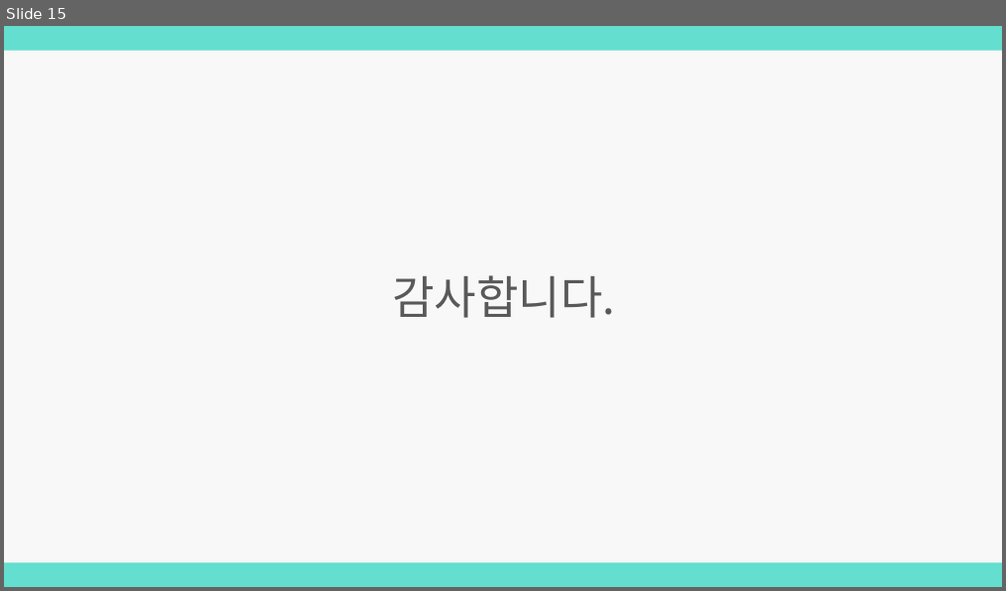
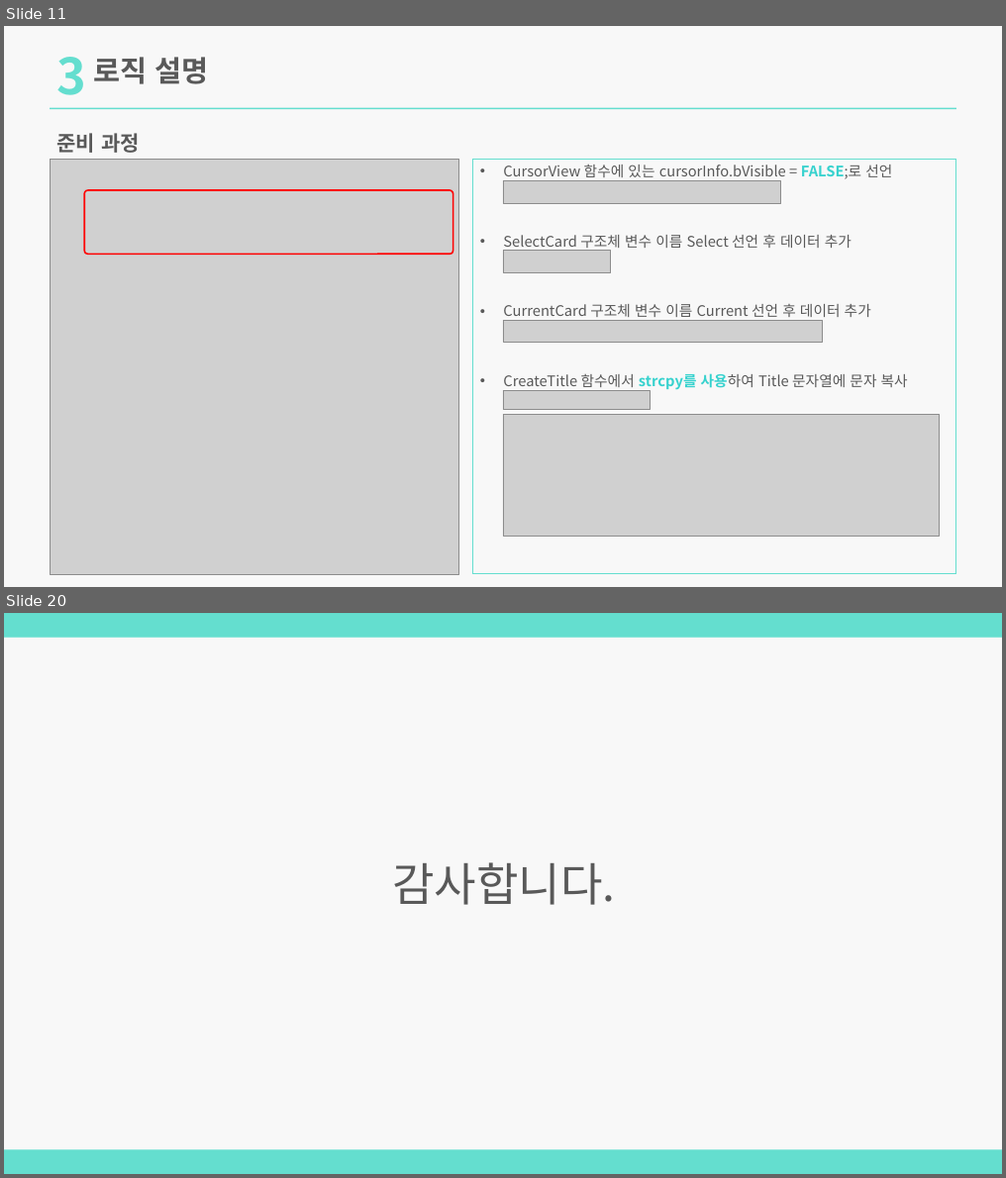
Before and after one commit to lim7635/MatchCard, a slide deck: MatchCard.pptx. Shown one above the other, each under a label of ours: slide 15 before the commit, slides 11 and 20 after it; the slides between them are not shown. The pictures are 1006x591 and 1006x1178 pixels, drawn with LibreOffice and Linux fonts; fonts in the diff are those of the drawing; grey boxes stand for pictures. Boxes give left, top, right and bottom in pixels: in the first picture for what was removed or moved away, otherwise in the second. Text is boxed around its words. In the diff, an @@ line names an element or a change of style, - is before the commit and + after.

Commit message:
2024.02.25 로직 설명 추가
while (Scene == 0) & Countdown();

```diff
--- a/MatchCard.pptx
+++ b/MatchCard.pptx
@@ slide 11 added at [4,26,1002,587], background #F2F2F2 at 50% opacity @@
@@ text added at [57,57,87,95], 48 pt, text #64DECF, bold @@
+3
@@ text added at [93,57,209,84], 28 pt, text #595959, bold @@
+로직 설명
@@ rectangle added at [50,107,956,109], fill #64DECF @@
@@ text added at [56,133,140,153], 20 pt, text #595959, bold @@
+준비 과정
@@ picture added at [50,159,459,574] @@
@@ rectangle added at [472,159,956,574], outline #64DECF 1 pt, 14 pt, text #595959 @@
+• CursorView 함수에 있는 cursorInfo.bVisible = FALSE;로 선언
+• SelectCard 구조체 변수 이름 Select 선언 후 데이터 추가
+• CurrentCard 구조체 변수 이름 Current 선언 후 데이터 추가
+• CreateTitle 함수에서 strcpy를 사용하여 Title 문자열에 문자 복사
@@ rounded rectangle added at [84,190,453,255], outline #FF0000 1.5 pt @@
@@ picture added at [503,181,781,204] @@
@@ picture added at [503,251,611,274] @@
@@ picture added at [503,320,823,342] @@
@@ picture added at [503,390,650,410] @@
@@ picture added at [503,414,940,537] @@
@@ what was slide 15 is now slide 20 @@
```
Also in this commit, not shown: 8 slides changed, 10 other slides added, 6 slides removed, 8 other files.
